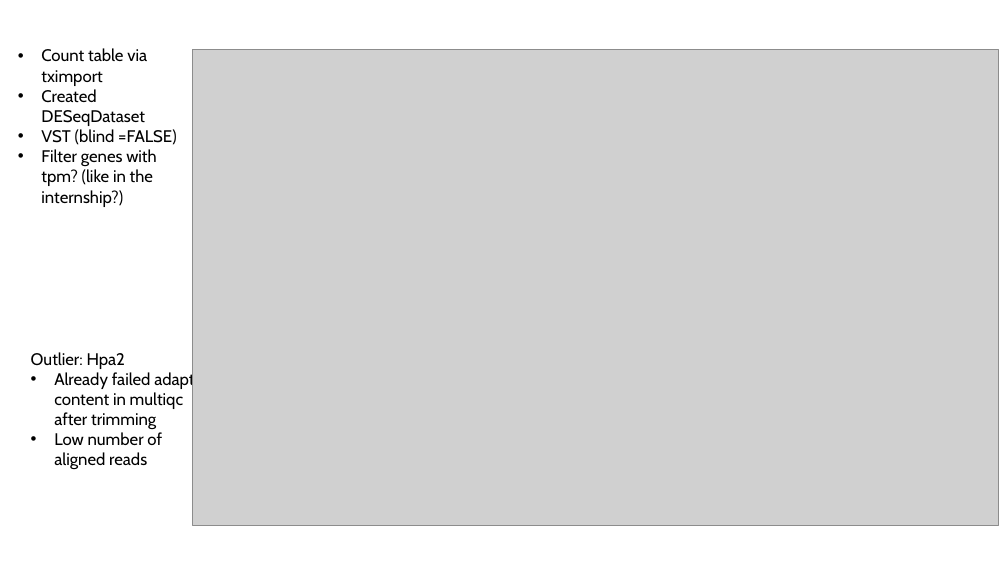
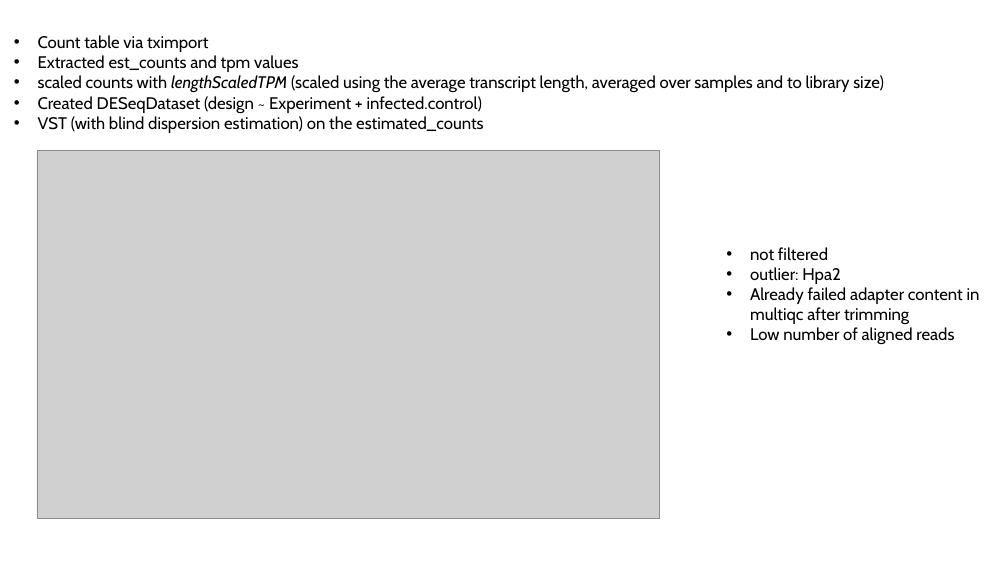
Before and after one commit to luisabender/bioinformatics-bachelor-s-thesis, a slide deck: slide 6 of progress.pptx. Drawn at 1008x567 pixels with LibreOffice and Linux fonts; fonts in the diff are those of the drawing; grey boxes stand for pictures. Boxes give left, top, right and bottom in pixels: in the first picture for what was removed or moved away, otherwise in the second. Text is boxed around its words. In the diff, an @@ line names an element or a change of style, - is before the commit and + after.

```diff
--- a/progress.pptx
+++ b/progress.pptx
@@ text "Count table via tximport": place and size @@
-text "Count table via tximport" at [41,48,176,207]
+text "Count table via tximport" at [38,35,884,133]
@@ text at [38,55,884,133]: text changed @@
-• Created DESeqDataset
-• VST (blind =FALSE)
-• Filter genes with tpm? (like in the internship?)
+• Extracted est_counts and tpm values
+• scaled counts with lengthScaledTPM (scaled using the average transcript length, averaged over samples and to library size)
+• Created DESeqDataset (design ~ Experiment + infected.control)
+• VST (with blind dispersion estimation) on the estimated_counts
@@ picture: place and size @@
-picture at [193,49,999,526]
+picture at [37,150,660,519]
@@ text "not filtered": place and size @@
-text "not filtered" at [31,352,208,469]
+text "not filtered" at [750,247,980,344]
@@ text at [750,247,841,284]: text changed @@
-Outlier: Hpa2
+• not filtered
+• outlier: Hpa2
```
Also in this commit, not shown: 4 other slides changed, 3 slides added, 2 slides removed, 16 other files.
